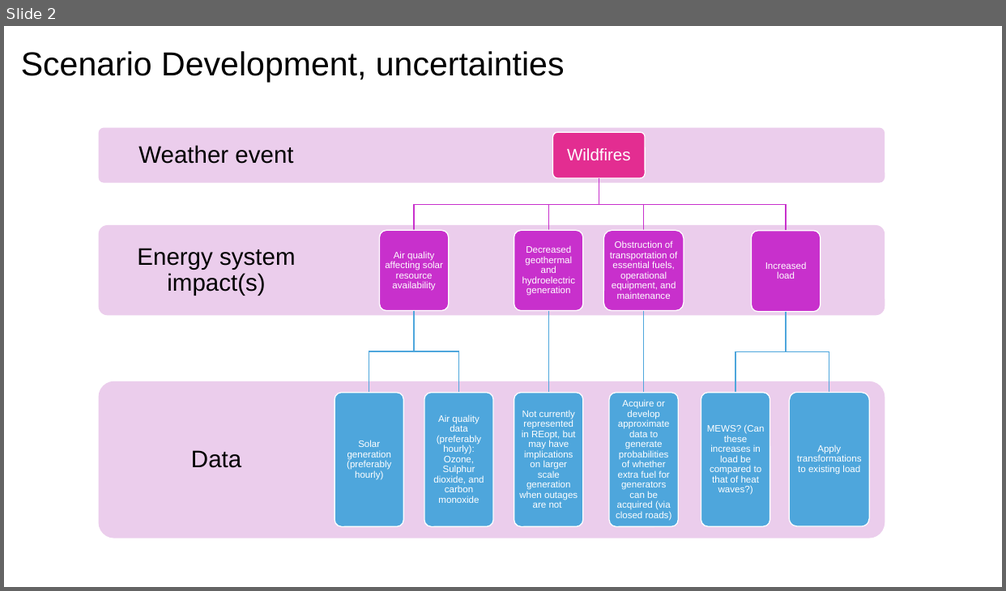
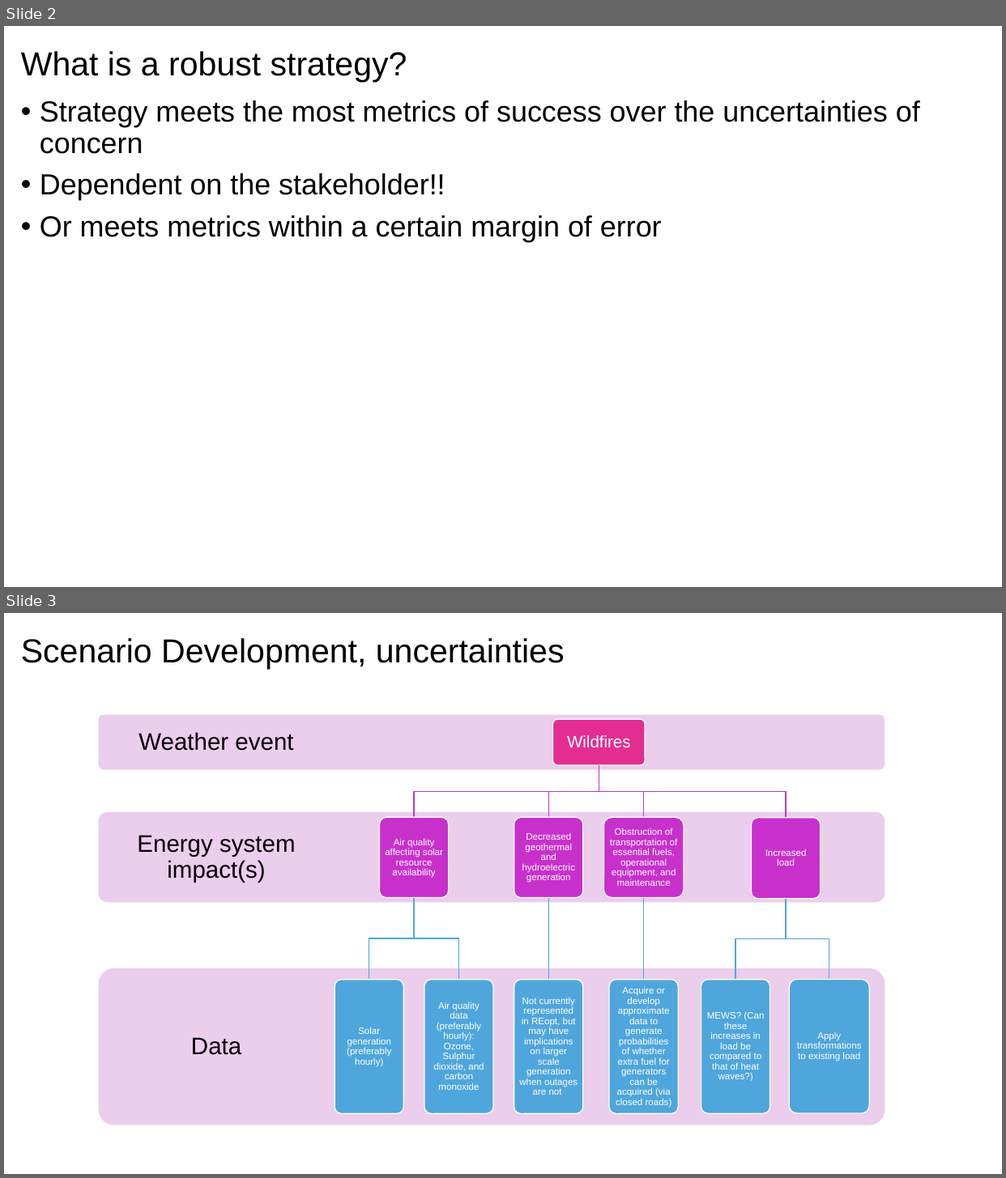
Before and after one commit to madelinemacmillan/PhD, a slide deck: ProcessDiagram.pptx. Shown one above the other, each under a label of ours: slide 2 before the commit, slides 2 and 3 after it. The pictures are 1006x591 and 1006x1178 pixels, drawn with LibreOffice and Linux fonts; fonts in the diff are those of the drawing. Boxes give left, top, right and bottom in pixels: in the first picture for what was removed or moved away, otherwise in the second. Text is boxed around its words. In the diff, an @@ line names an element or a change of style, - is before the commit and + after.

```diff
--- a/ProcessDiagram.pptx
+++ b/ProcessDiagram.pptx
@@ slide 2 added at <box>4,26,1002,587</box>, background #FFFFFF @@
@@ title added at <box>21,51,407,82</box>, 32 pt, text #000000 @@
+What is a robust strategy?
@@ text added at <box>40,101,920,242</box>, 28 pt, text #000000 @@
+• Strategy meets the most metrics of success over the uncertainties of concern
+• Dependent on the stakeholder!!
+• Or meets metrics within a certain margin of error
@@ what was slide 2 is now slide 3 @@
```
Also in this commit, not shown: 3 slides changed, 4 other slides added, 1 slide removed, 6 other files.
